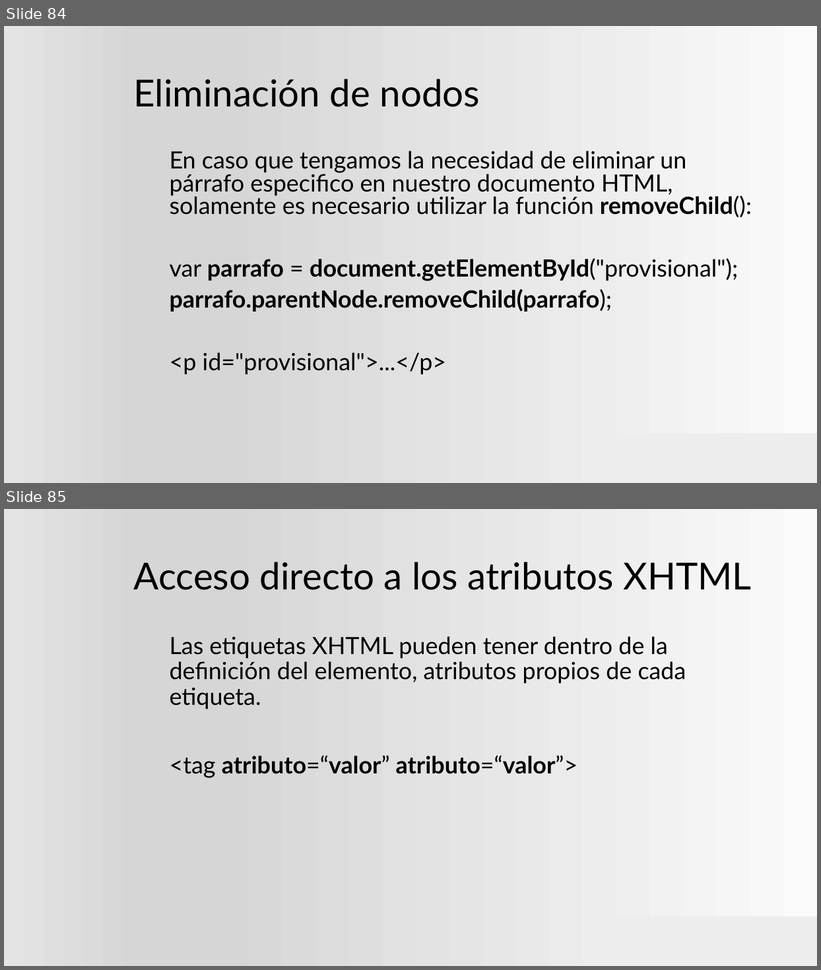
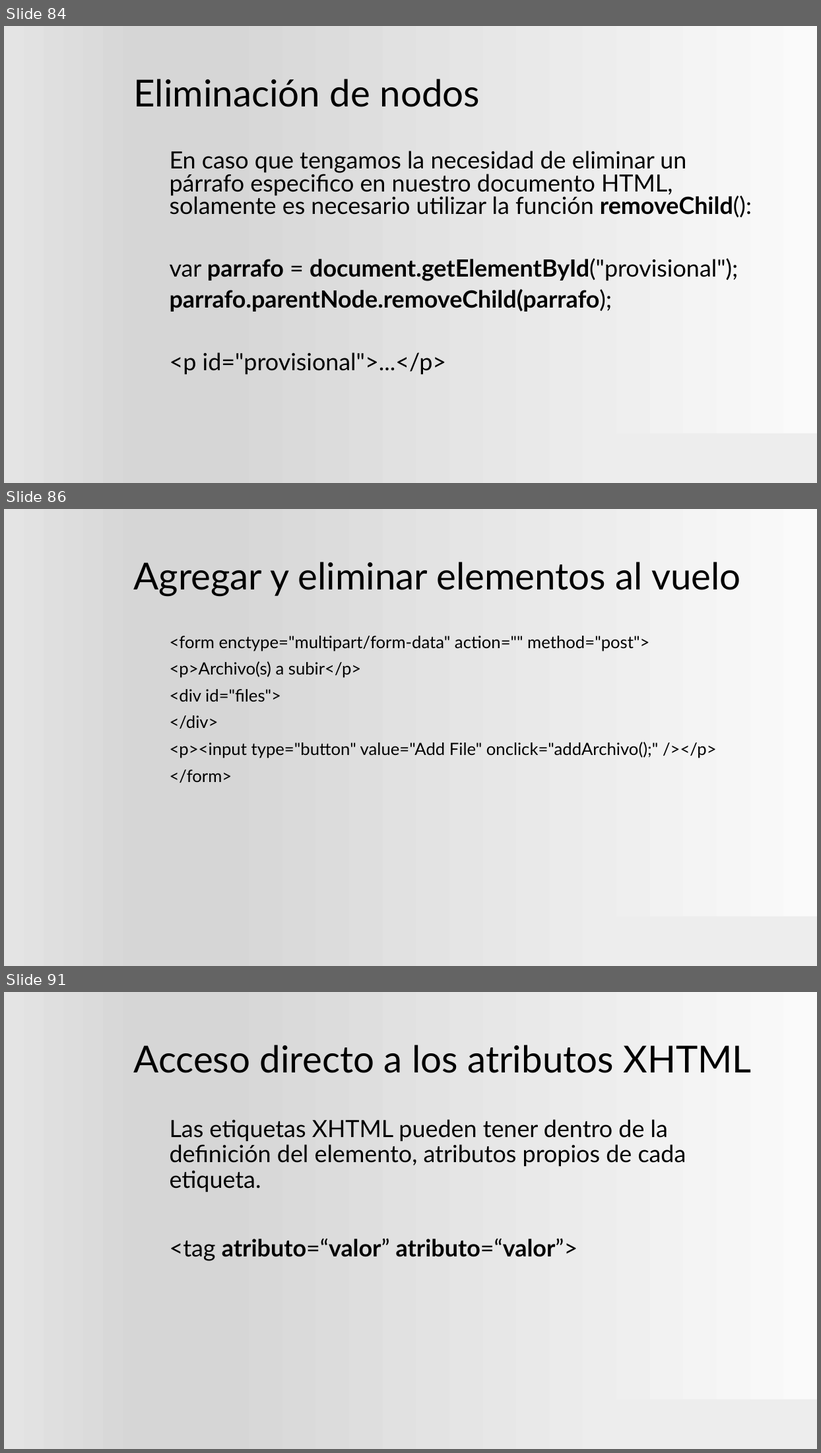
Before and after one commit to ProfVillegas/DAW, a slide deck: Plantilla.pptx. Shown one above the other, each under a label of ours: slides 84 and 85 before the commit, slides 84, 86 and 91 after it; the slides between them are not shown. The pictures are 821x970 and 821x1453 pixels, drawn with LibreOffice and Linux fonts; fonts in the diff are those of the drawing; background and template pictures are left out. Boxes give left, top, right and bottom in pixels: in the first picture for what was removed or moved away, otherwise in the second. Text is boxed around its words. In the diff, an @@ line names an element or a change of style, - is before the commit and + after.

```diff
--- a/Plantilla.pptx
+++ b/Plantilla.pptx
@@ slide 86 added at bbox=[4, 509, 817, 966], background gradient #FAFAFA to #D7D7D7 to #E4E4E4; not listed: 1 template element that a slide beside it also shows @@
@@ title added at bbox=[134, 562, 741, 596], 44 pt, text #000000 @@
+Agregar y eliminar elementos al vuelo
@@ text added at bbox=[170, 636, 717, 783], 20 pt, text #000000 @@
+<form enctype="multipart/form-data" action="" method="post">
+<p>Archivo(s) a subir</p>
+<div id="files">
+</div>
+<p><input type="button" value="Add File" onclick="addArchivo();" /></p>
+</form>
@@ what was slide 85 is now slide 91 @@
```
Also in this commit, not shown: 2 slides changed, 6 other slides added.
